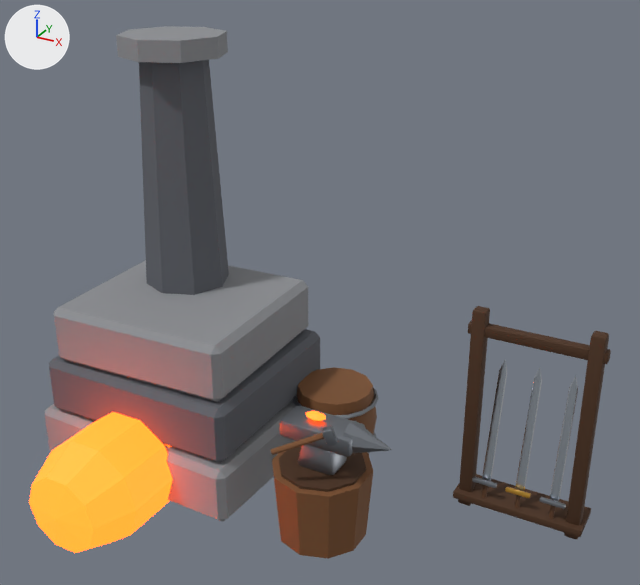
An edit to the glTF model public/assets/models/props/forge.glb, drawn before and after from the same camera.
Both versions are drawn from a camera (50 mm lens) standing at (3.09, -4.76, 4.14) and looking at (0.42, 0.1, 1.71). The axes (+X, +Y, +Z) are drawn at upper left. The lights are the same throughout. The picture after the commit comes second. Vertices at exactly the same position are counted once.

In view in the first picture: 'forge'.
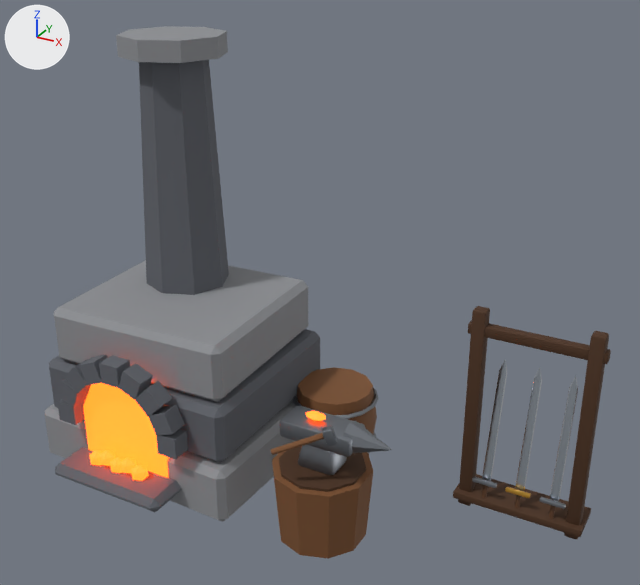
Changed parts and their boxes [x1, y1, x2, y2] in the pictures (640 x 585 px; the box of a moved part takes in the faces that stretch with it):
'forge', reshaped: before [29, 26, 611, 559]; after [45, 26, 611, 559]
part 1 of me_forge, added: after [156, 429, 188, 459]
part 2 of me_forge, added: after [99, 355, 130, 388]
part 3 of me_forge, added: after [57, 399, 85, 425]
part 4 of me_forge, added: after [89, 450, 104, 466]
part 5 of me_forge, added: after [110, 457, 125, 473]
part 6 of me_forge, added: after [131, 465, 149, 481]
part 7 of me_forge, added: after [55, 447, 181, 512]
part 8 of me_forge, added (orange): after [83, 383, 169, 478]
part 9 of me_forge, moved or reshaped: before [29, 412, 173, 553]; after [58, 355, 185, 436]

Diff of the bpy script that builds the scene:
```diff
--- a/public/assets/models/props/forge.glb.py
+++ b/public/assets/models/props/forge.glb.py
@@ me_forge @@
 # used by ob_forge; location = (0.0, 0.0, 0.0)
-me_forge.from_pydata(...)  # 1132 vertices, 2124 faces; spans x -1.83..2.27, y -1.28..1.13, z -0.15..3.28
+me_forge.from_pydata(...)  # 1198 vertices, 2220 faces; spans x -1.83..2.27, y -0.82..1.13, z 0.0..3.28
+# me_forge part 1: a new loose piece, a box spanning x -0.51..-0.35, y -0.62..-0.48, z 0.53..0.69, in mat_stone_dark (dark grey #5e6168)
+# me_forge part 2: a new loose piece, a box spanning x -0.98..-0.82, y -0.62..-0.48, z 0.98..1.14, in mat_stone_dark (dark grey #5e6168)
+# me_forge part 3: a new loose piece, a box spanning x -1.45..-1.29, y -0.62..-0.48, z 0.53..0.69, in mat_stone_dark (dark grey #5e6168)
+# me_forge part 4: a new loose piece, an icosphere of 20 faces spanning x -1.16..-1.04, y -0.68..-0.56, z 0.23..0.37, in mat_glow_coal (orange #ff6a1a, glowing orange #ff4a10)
+# me_forge part 5: a new loose piece, an icosphere of 20 faces spanning x -0.96..-0.84, y -0.68..-0.56, z 0.23..0.37, in mat_glow_coal (orange #ff6a1a, glowing orange #ff4a10)
+# me_forge part 6: a new loose piece, an icosphere of 20 faces spanning x -0.76..-0.64, y -0.68..-0.56, z 0.23..0.37, in mat_glow_coal (orange #ff6a1a, glowing orange #ff4a10)
+# me_forge part 7: a new loose piece of 24 vertices spanning x -1.4..-0.4, y -0.82..-0.47, z 0.14..0.26, in mat_stone_dark (dark grey #5e6168)
+# me_forge part 8: a new loose piece of 14 vertices spanning x -1.28..-0.52, y -0.53..-0.47, z 0.25..0.97, in mat_glow_coal (orange #ff6a1a, glowing orange #ff4a10)
+# me_forge part 9
+# 32 vertices are removed from x -1.32..-0.48, y -1.28..-0.48, z -0.15..0.65
+# 60 faces are deleted
+# 24 vertices are added at x -1.44..-0.36, y -0.62, z 0.68..1.13
+# 24 new vertices lie (0.0, 0.14, 0.0) away from vertices in x -1.44..-0.36, y -0.62, z 0.68..1.13
+# 72 new faces join them, mat_stone_dark (dark grey #5e6168)
+# other edits to the shape of me_forge do not show in these pictures
 me_forge.materials.append(mat_stone)
```
